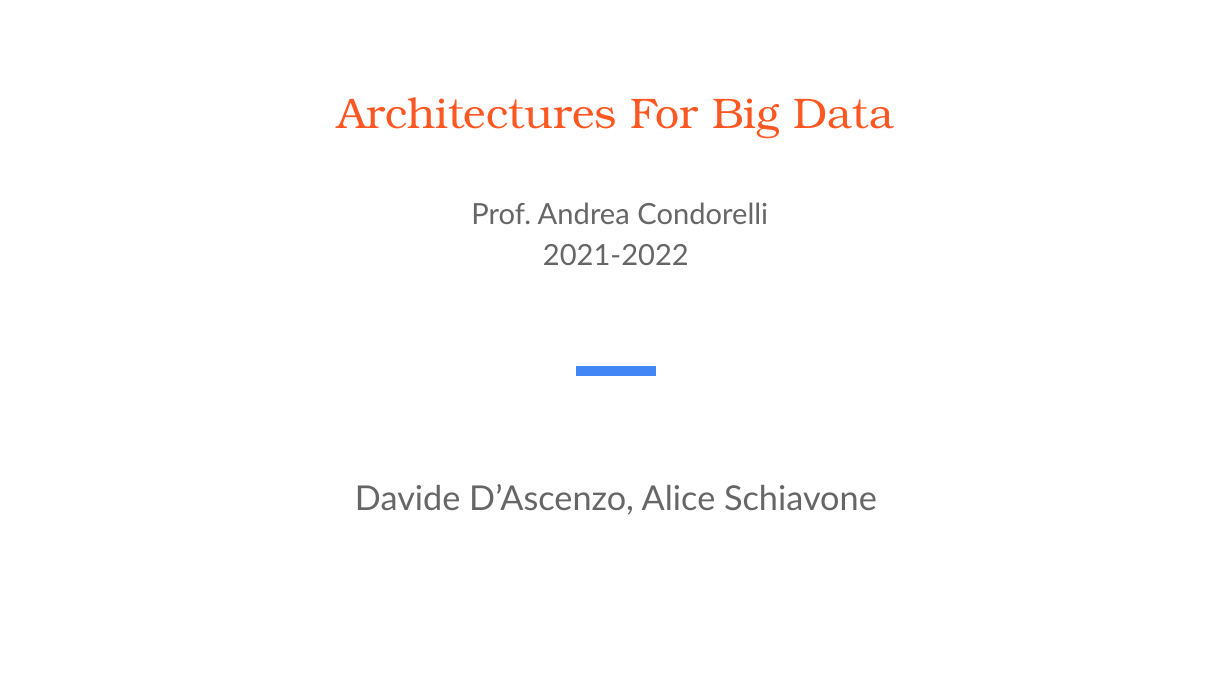
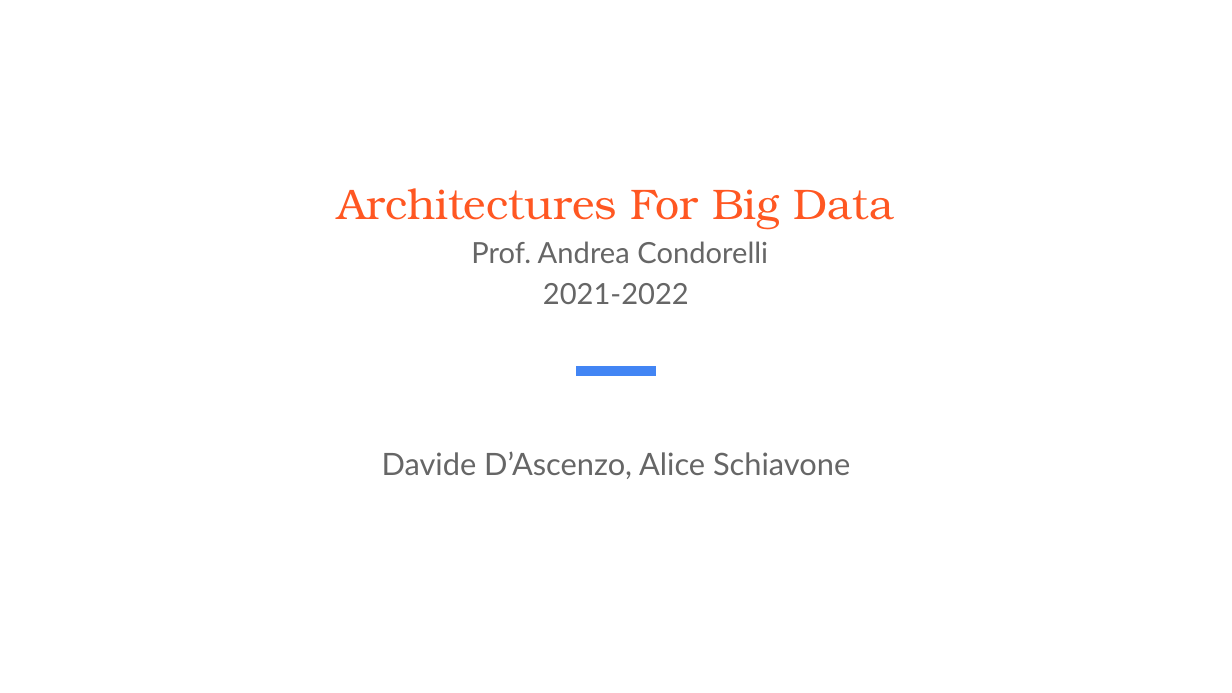
Before and after one commit to aliswh/lastfm, a slide deck: slide 1 of presentazione.pptx. Drawn at 1232x693 pixels with LibreOffice and Linux fonts; fonts in the diff are those of the drawing. Boxes give left, top, right and bottom in pixels: in the first picture for what was removed or moved away, otherwise in the second. Text is boxed around its words. In the diff, an @@ line names an element or a change of style, - is before the commit and + after.

```diff
--- a/presentazione.pptx
+++ b/presentazione.pptx
@@ title "Architectures For Big Data" rewrapped from box(338, 97, 894, 265) to box(338, 188, 894, 304) @@
@@ subtitle "Davide D’Ascenzo, Alice Schiavone": place and size @@
-subtitle "Davide D’Ascenzo, Alice Schiavone" at box(355, 484, 877, 515)
+subtitle "Davide D’Ascenzo, Alice Schiavone" at box(382, 451, 850, 479)
@@ subtitle "Davide D’Ascenzo, Alice Schiavone" at box(382, 451, 850, 479): size 20 to 18 pt @@
```
Also in this commit, not shown: 4 other slides changed, 7 slides added, 5 slides removed, 2 other files.
